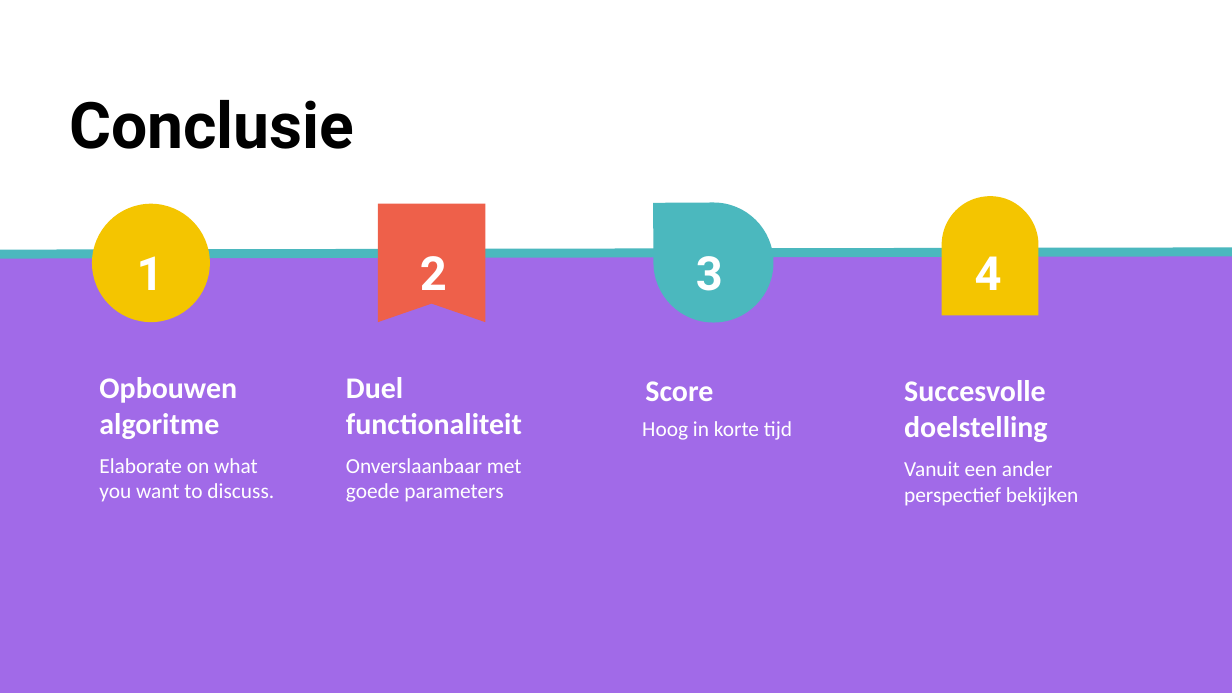
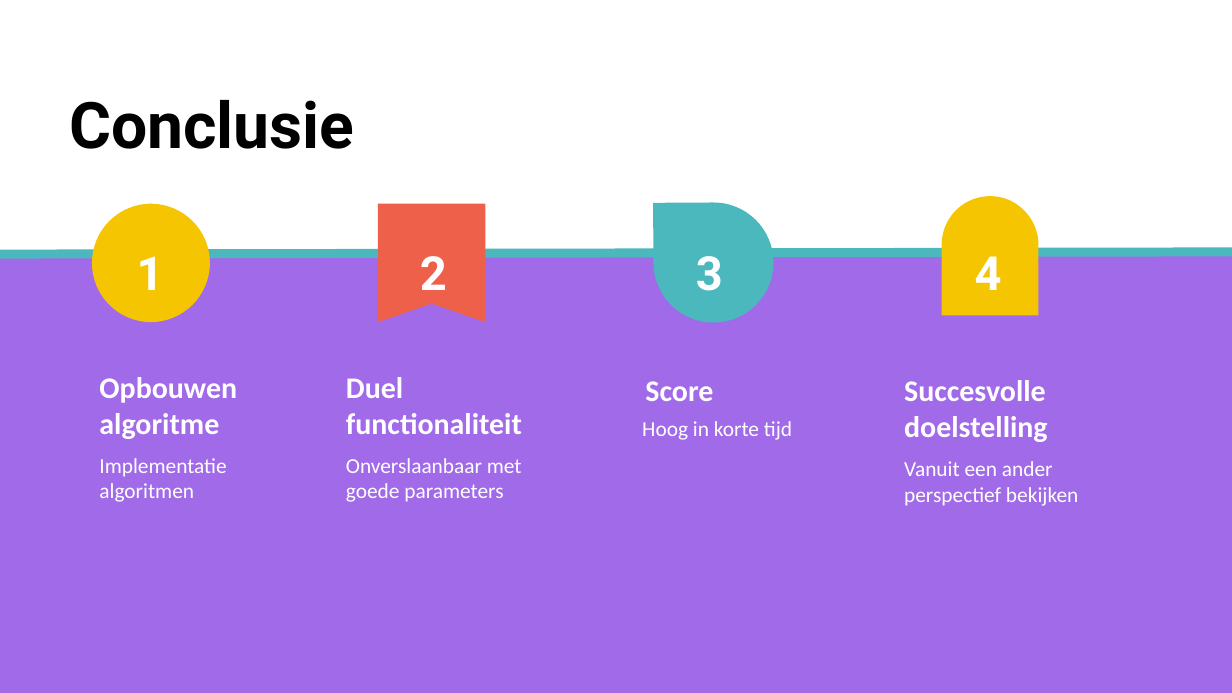
Before and after one commit to estebandesmedt/Tetris-AI, a slide deck: slide 13 of Presentatie/Tetris Presentatie.pptx (slide 14 before the commit). Drawn at 1232x693 pixels with LibreOffice and Linux fonts; fonts in the diff are those of the drawing. Boxes give left, top, right and bottom in pixels: in the first picture for what was removed or moved away, otherwise in the second. Text is boxed around its words. In the diff, an @@ line names an element or a change of style, - is before the commit and + after.

```diff
--- a/Presentatie/Tetris Presentatie.pptx
+++ b/Presentatie/Tetris Presentatie.pptx
@@ text at [99,458,226,502]: text changed @@
-Elaborate on what
-you want to discuss.
+Implementatie algoritmen
```
Also in this commit, not shown: 4 other slides changed, 1 slide added, 2 slides removed, 3 other files.
